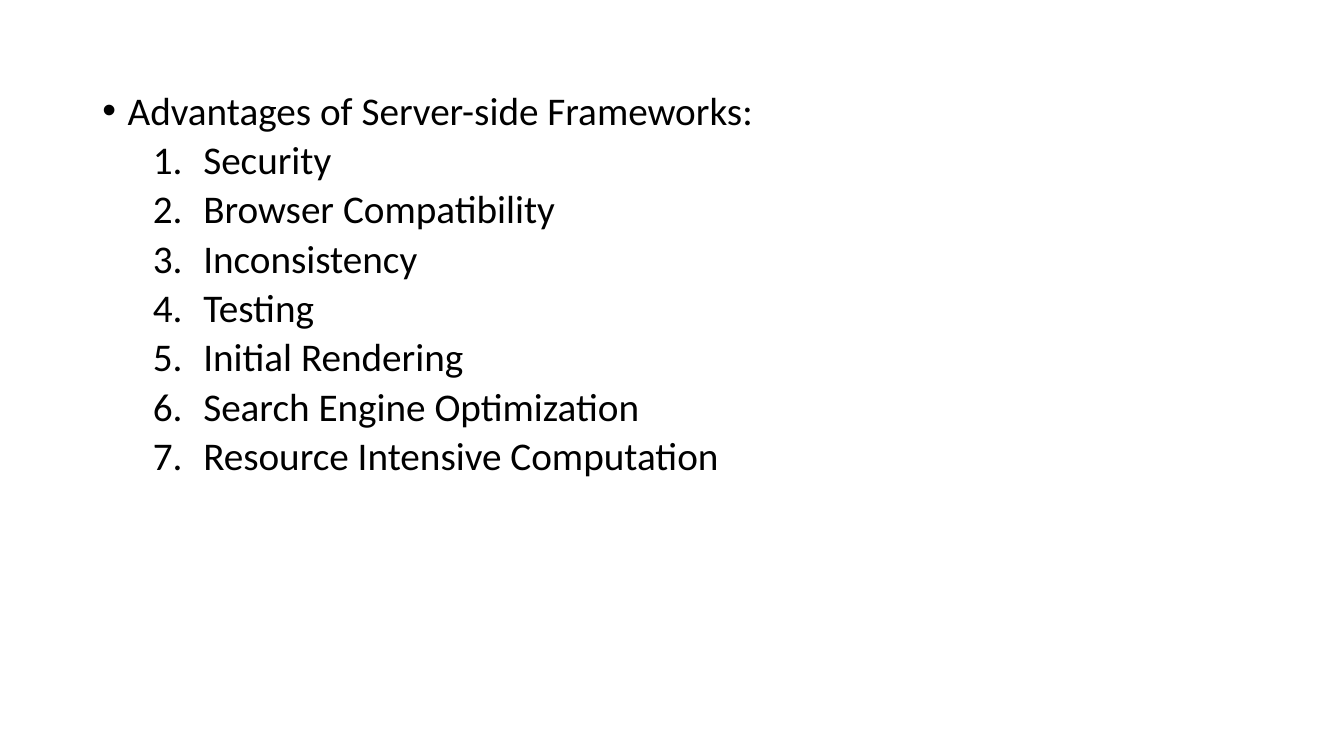
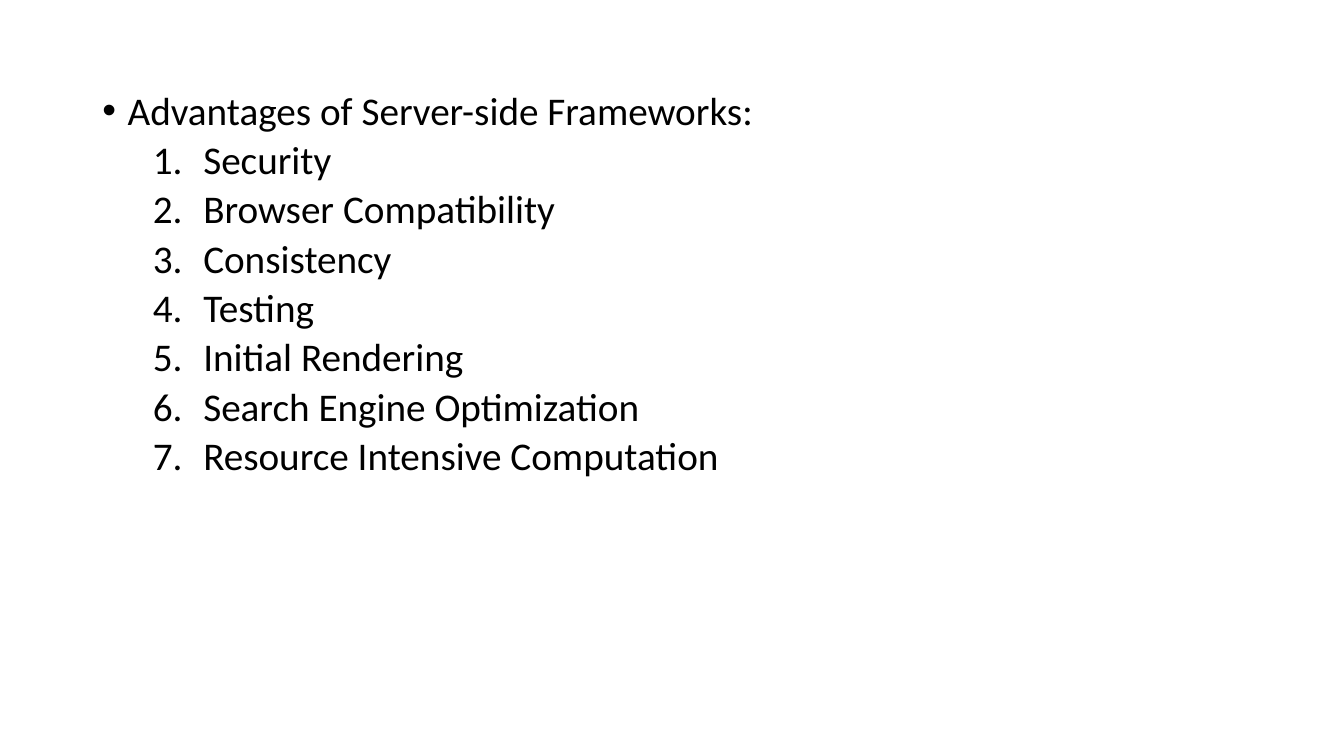
Before and after one commit to rahulparekh/ser422-critical-inquiry, a slide deck: slide 14 of serversideframeworks.pptx. Drawn at 1344x756 pixels with LibreOffice and Linux fonts; fonts in the diff are those of the drawing. Boxes give left, top, right and bottom in pixels: in the first picture for what was removed or moved away, otherwise in the second. Text is boxed around its words. In the diff, an @@ line names an element or a change of style, - is before the commit and + after.

Commit message:
Updated presentation

```diff
--- a/serversideframeworks.pptx
+++ b/serversideframeworks.pptx
@@ text at <box>203,246,391,280</box>: text changed @@
-  3. Inconsistency
+  3. Consistency
```
